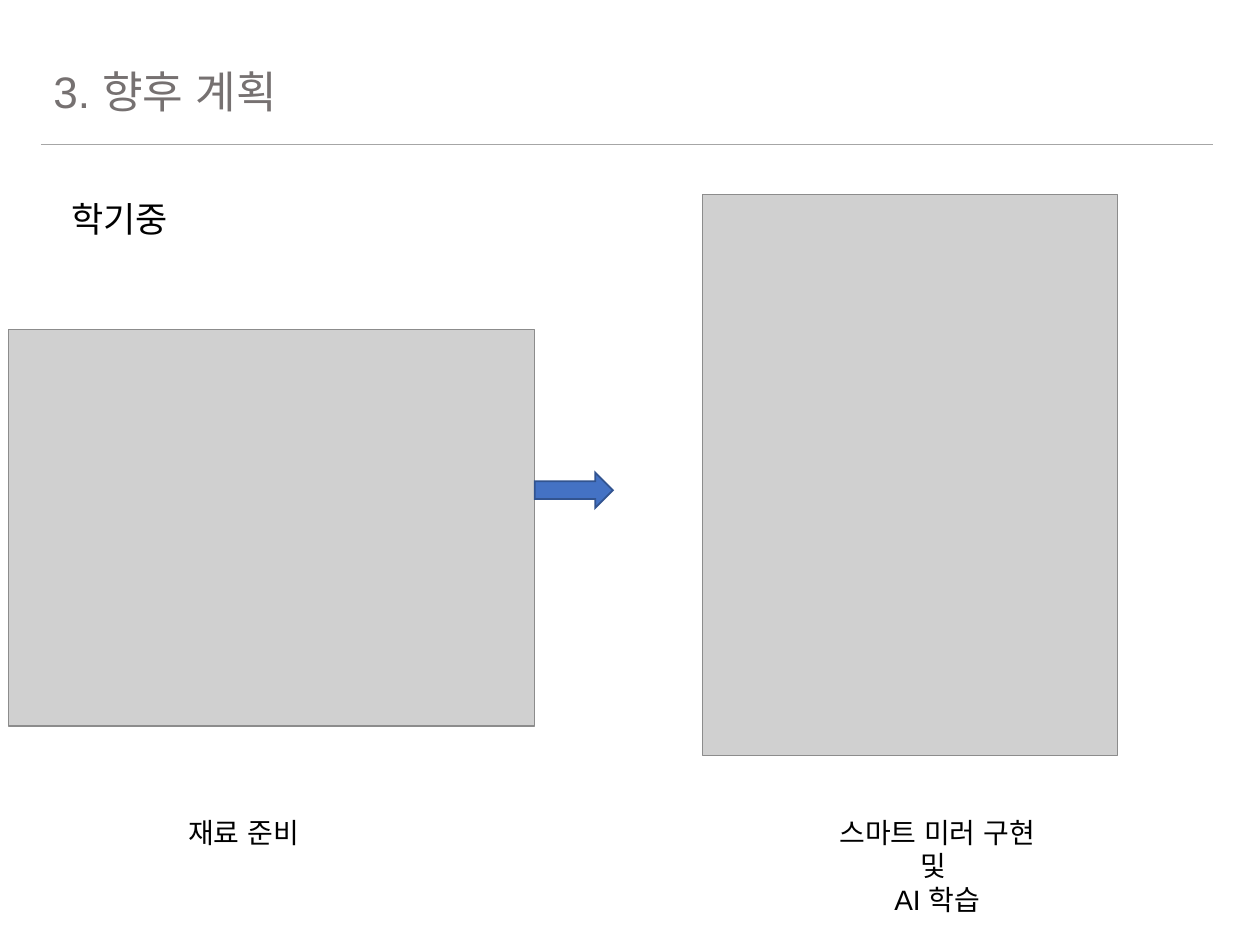
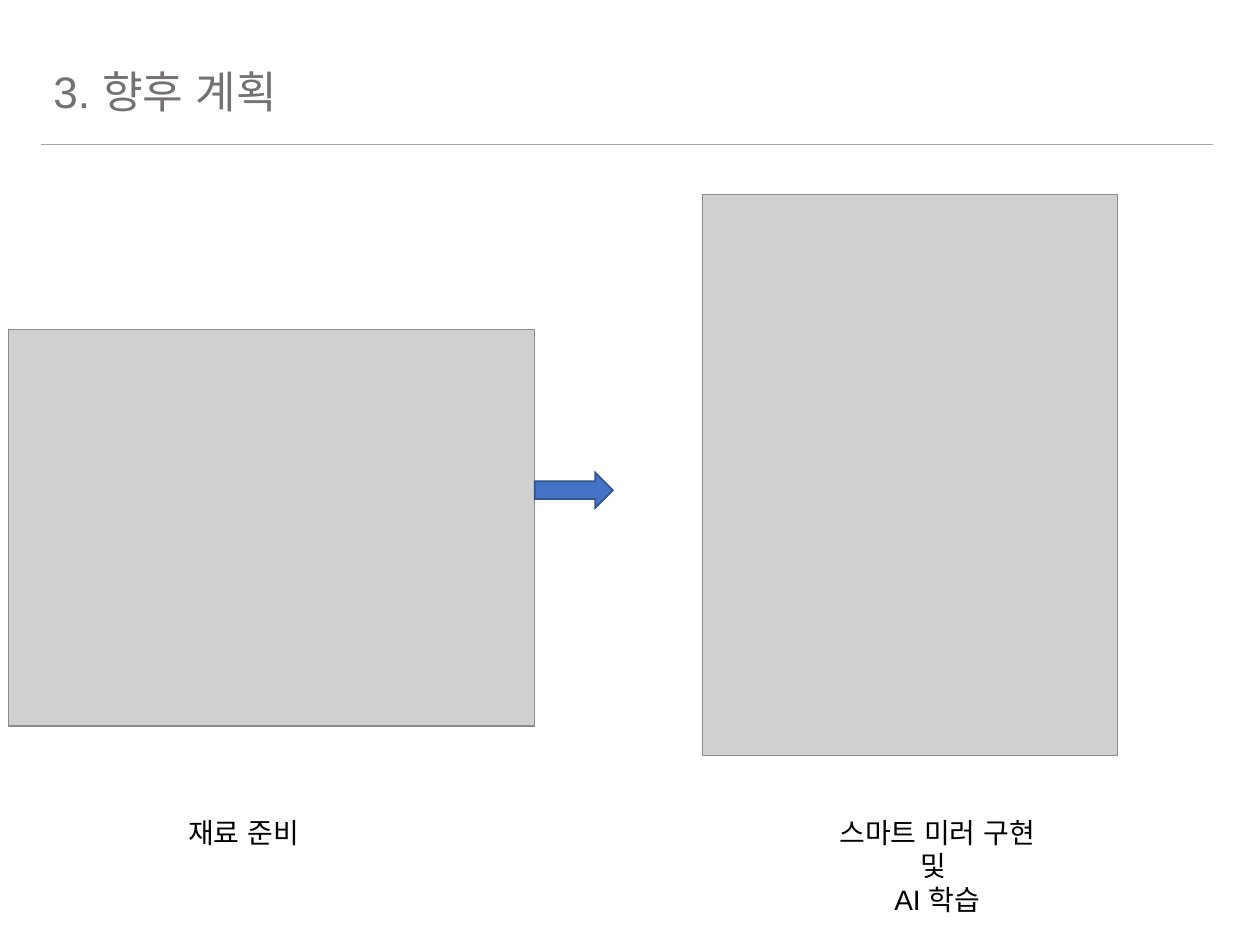
Before and after one commit to swk3169/kumoh-smartmirror, a slide deck: slide 12 of #1 세미나/Smart Mirror_2018_02_15.pptx. Drawn at 1260x945 pixels with LibreOffice and Linux fonts; fonts in the diff are those of the drawing; grey boxes stand for pictures. Boxes give left, top, right and bottom in pixels: in the first picture for what was removed or moved away, otherwise in the second. Text is boxed around its words. In the diff, an @@ line names an element or a change of style, - is before the commit and + after.

Commit message:
update

```diff
--- a/#1 세미나/Smart Mirror_2018_02_15.pptx
+++ b/#1 세미나/Smart Mirror_2018_02_15.pptx
@@ text removed at (x1=71, y1=203, x2=168, y2=235) @@
-학기중
```
Also in this commit, not shown: 1 other slide changed.
